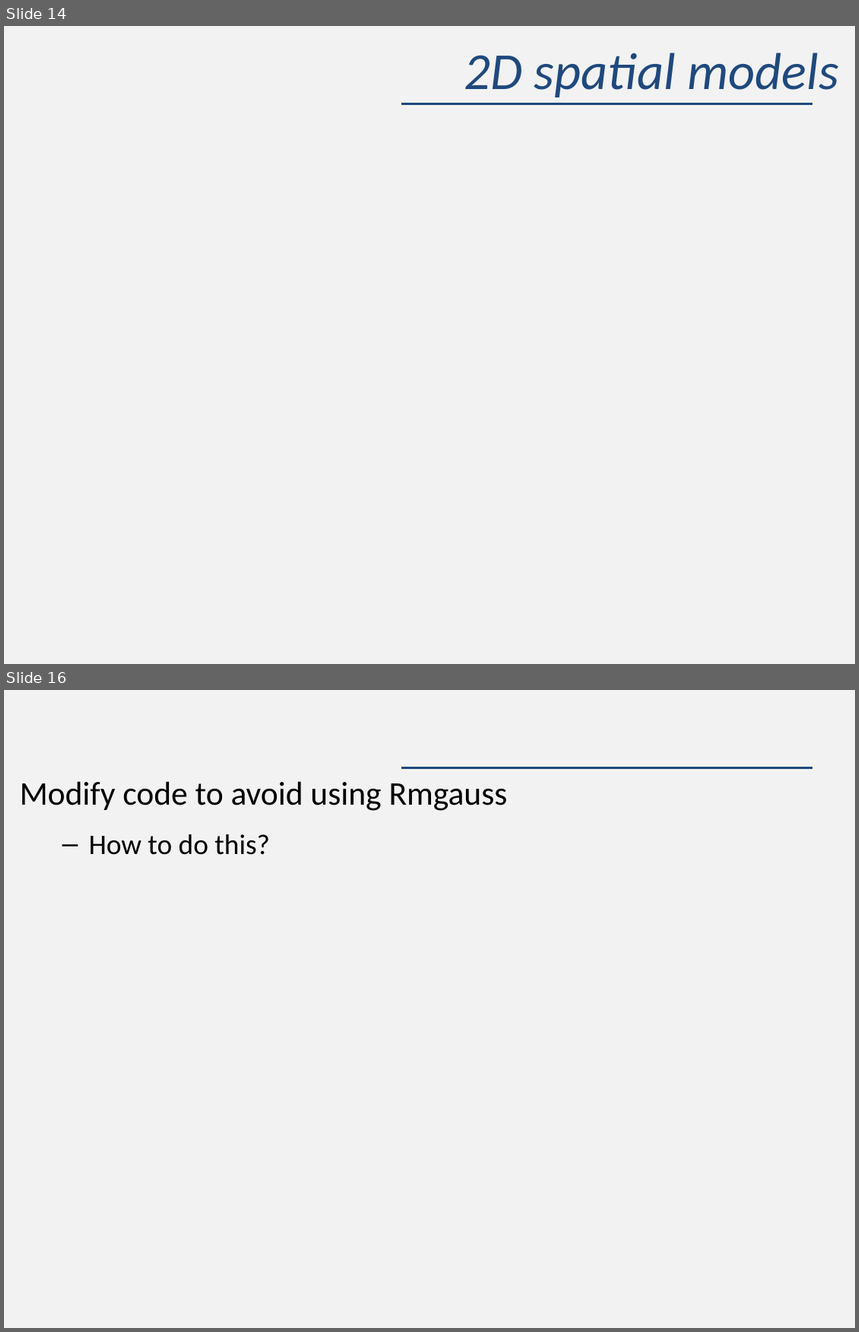
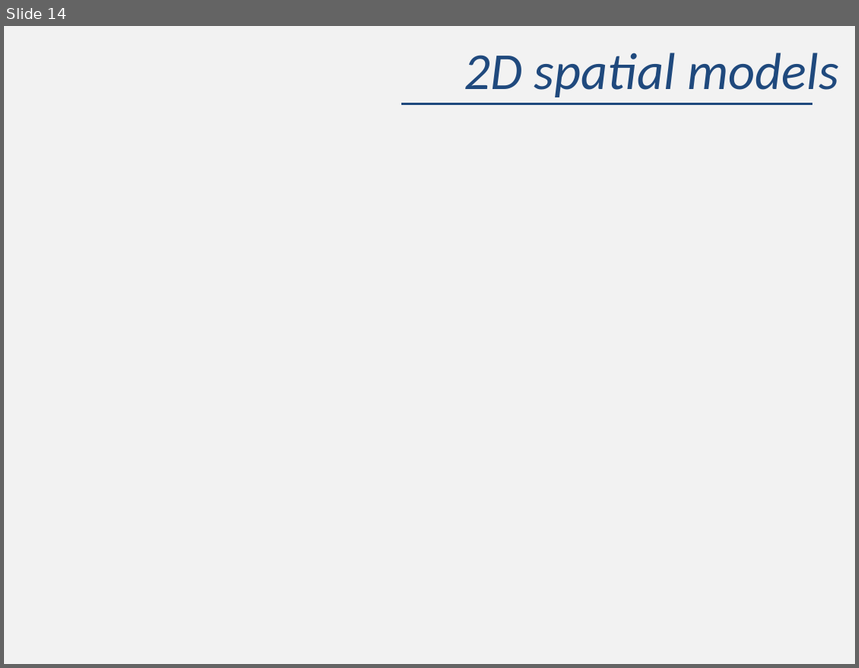
Before and after one commit to nmmarquez/2016_Spatio-temporal_models, a slide deck: Week 6 -- 2D spatial models/Lecture/Lecture 6 -- 2D spatial models.pptx. Shown one above the other, each under a label of ours: slides 14 and 16 before the commit, slide 14 after it; the slides between them are not shown. The pictures are 859x1332 and 859x668 pixels, drawn with LibreOffice and Linux fonts; fonts in the diff are those of the drawing; background and template pictures are left out. Boxes give left, top, right and bottom in pixels: in the first picture for what was removed or moved away, otherwise in the second. Text is boxed around its words. In the diff, an @@ line names an element or a change of style, - is before the commit and + after.

```diff
--- a/Week 6 -- 2D spatial models/Lecture/Lecture 6 -- 2D spatial models.pptx
+++ b/Week 6 -- 2D spatial models/Lecture/Lecture 6 -- 2D spatial models.pptx
@@ slide 16 removed at (x1=4, y1=690, x2=855, y2=1328), background #F2F2F2; not listed: 1 template element that a slide beside it also shows @@
@@ text removed at (x1=20, y1=781, x2=508, y2=855) @@
-Modify code to avoid using Rmgauss
-  – How to do this?
```
Also in this commit, not shown: 1 slide changed, 1 slide added, 5 other files.
